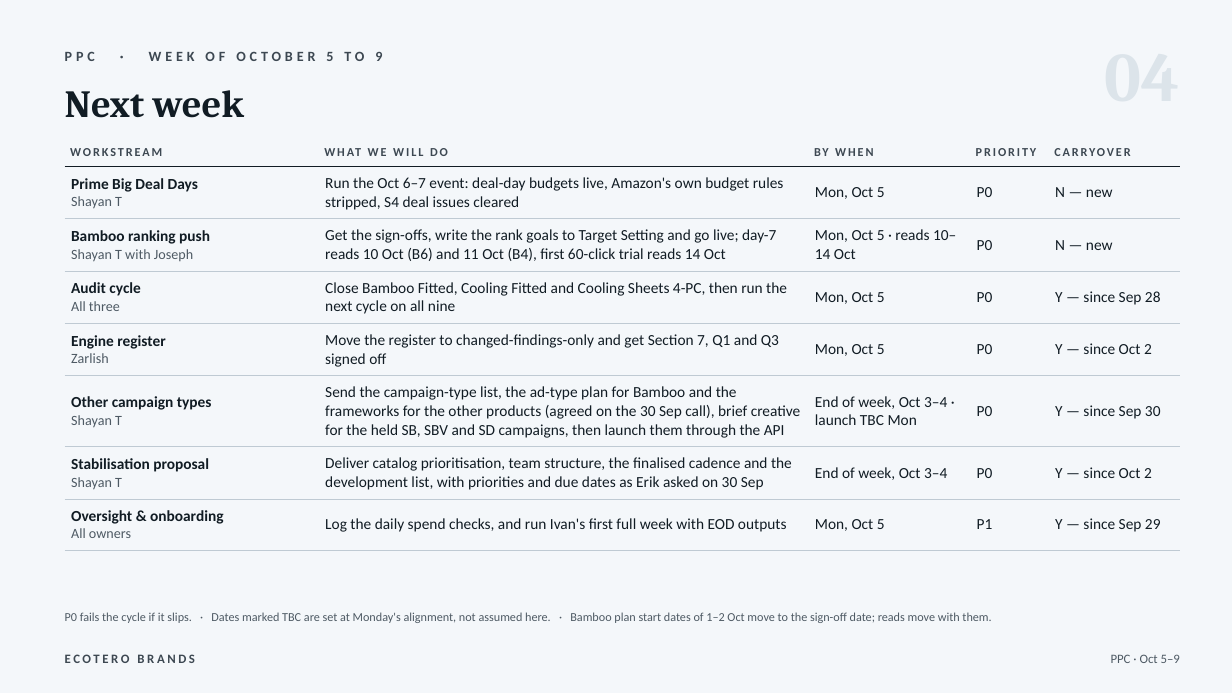
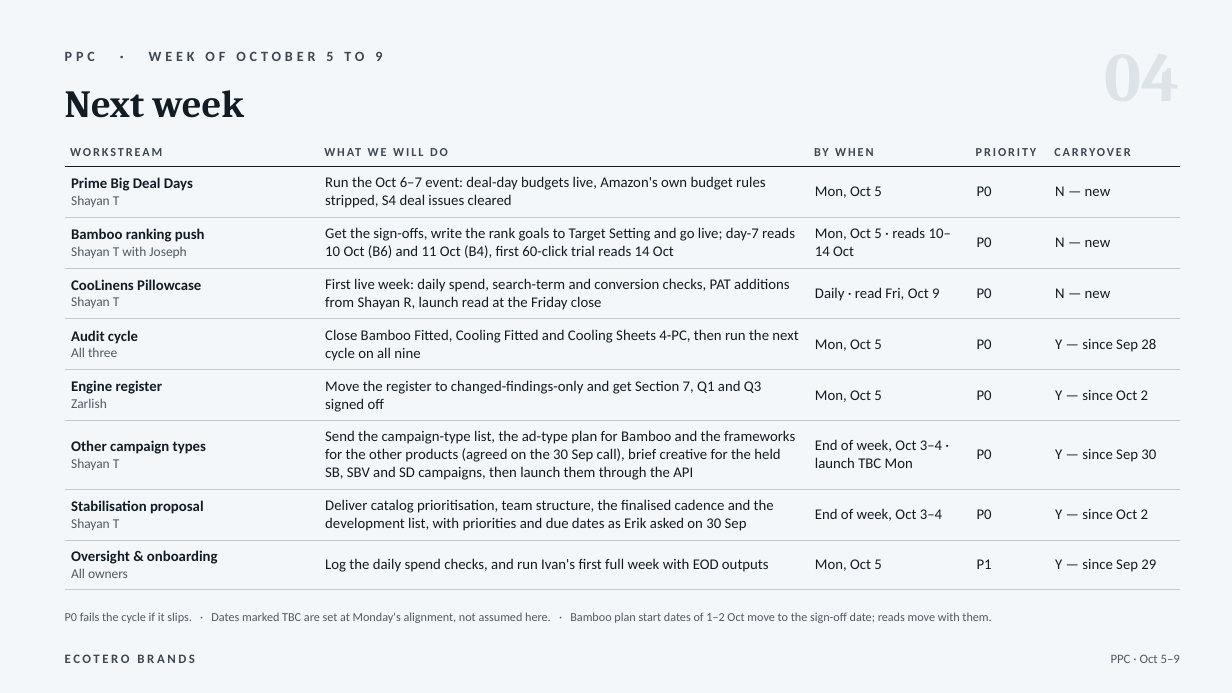
Before and after one commit to zarlish-web/PPC-Audit-, a slide deck: slide 5 of deliverables/PPC_Weekly_Review_Sep28-Oct2.pptx. Drawn at 1232x693 pixels with LibreOffice and Linux fonts; fonts in the diff are those of the drawing. Boxes give left, top, right and bottom in pixels: in the first picture for what was removed or moved away, otherwise in the second. Text is boxed around its words. In the diff, an @@ line names an element or a change of style, - is before the commit and + after.

```diff
--- a/deliverables/PPC_Weekly_Review_Sep28-Oct2.pptx
+++ b/deliverables/PPC_Weekly_Review_Sep28-Oct2.pptx
@@ table at (x1=65, y1=143, x2=1180, y2=582) @@
+row 4: CooLinens Pillowcase / Shayan T | First live week: daily spend, search-term and conversion checks, PAT additions from Shayan R, launch read at the Friday close | Daily · read Fri, Oct 9 | P0 | N — new
```
Also in this commit, not shown: 2 other slides changed.
